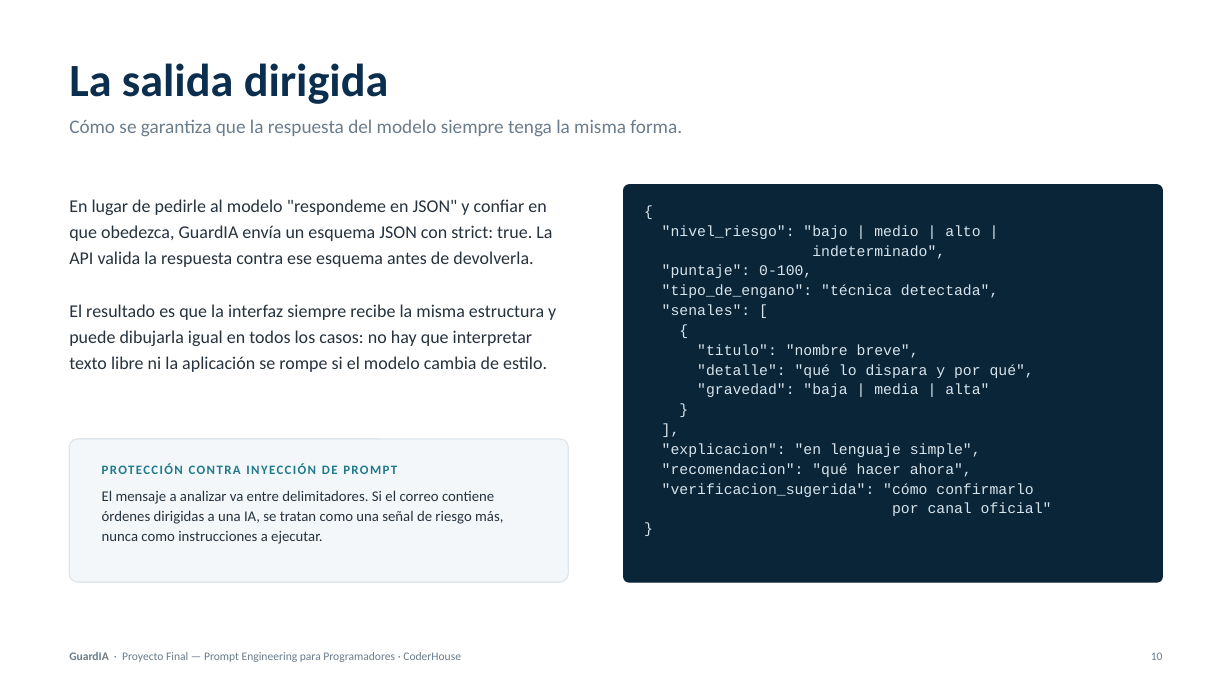
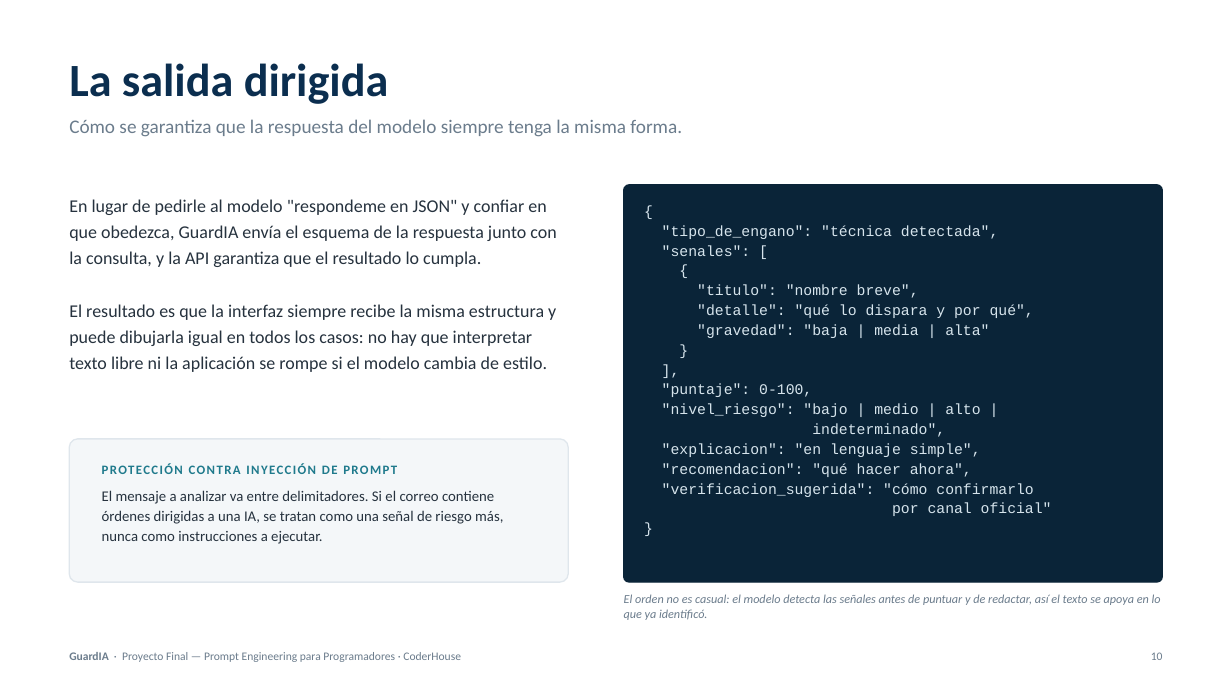
Before and after one commit to cubi20/guardia, a slide deck: slide 10 of docs/GuardIA-ProyectoFinal-IdoyagaMolina.pptx. Drawn at 1232x693 pixels with LibreOffice and Linux fonts; fonts in the diff are those of the drawing. Boxes give left, top, right and bottom in pixels: in the first picture for what was removed or moved away, otherwise in the second. Text is boxed around its words. In the diff, an @@ line names an element or a change of style, - is before the commit and + after.

```diff
--- a/docs/GuardIA-ProyectoFinal-IdoyagaMolina.pptx
+++ b/docs/GuardIA-ProyectoFinal-IdoyagaMolina.pptx
@@ text at (69, 199, 556, 267): text changed @@
-En lugar de pedirle al modelo "respondeme en JSON" y confiar en que obedezca, GuardIA envía un esquema JSON con strict: true. La API valida la respuesta contra ese esquema antes de devolverla.
+En lugar de pedirle al modelo "respondeme en JSON" y confiar en que obedezca, GuardIA envía el esquema de la respuesta junto con la consulta, y la API garantiza que el resultado lo cumpla.
@@ text at (662, 225, 980, 278): paragraphs removed @@
-"nivel_riesgo": "bajo | medio | alto |
-indeterminado",
-"puntaje": 0-100,
@@ text at (662, 384, 980, 437): paragraphs added @@
+"puntaje": 0-100,
+"nivel_riesgo": "bajo | medio | alto |
+indeterminado",
@@ text added at (624, 594, 1161, 620), 9.5 pt, text #6B7C8C, italic @@
+El orden no es casual: el modelo detecta las señales antes de puntuar y de redactar, así el texto se apoya en lo que ya identificó.
```
Also in this commit, not shown: 5 other slides changed, 2 slides added, 1 slide removed, 16 other files.
